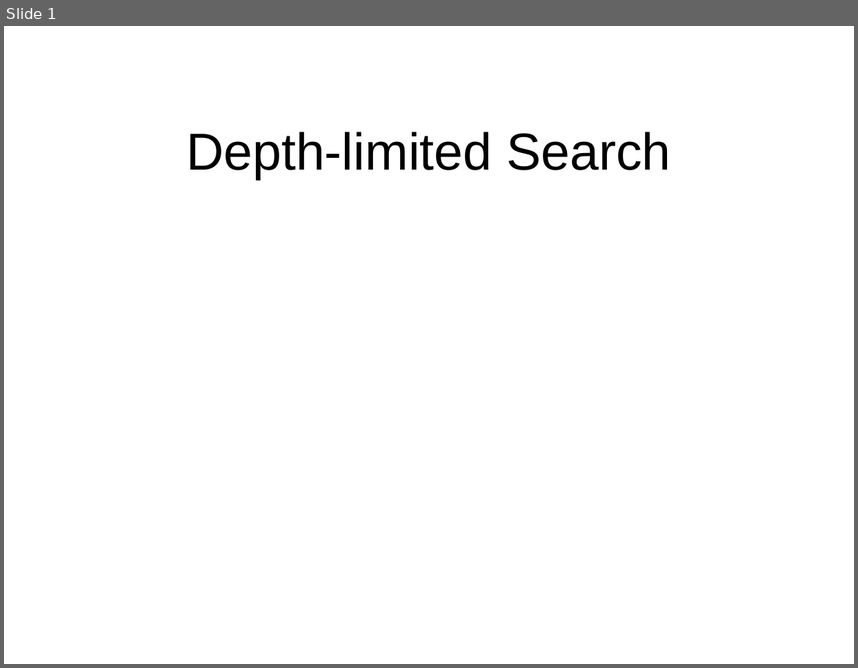
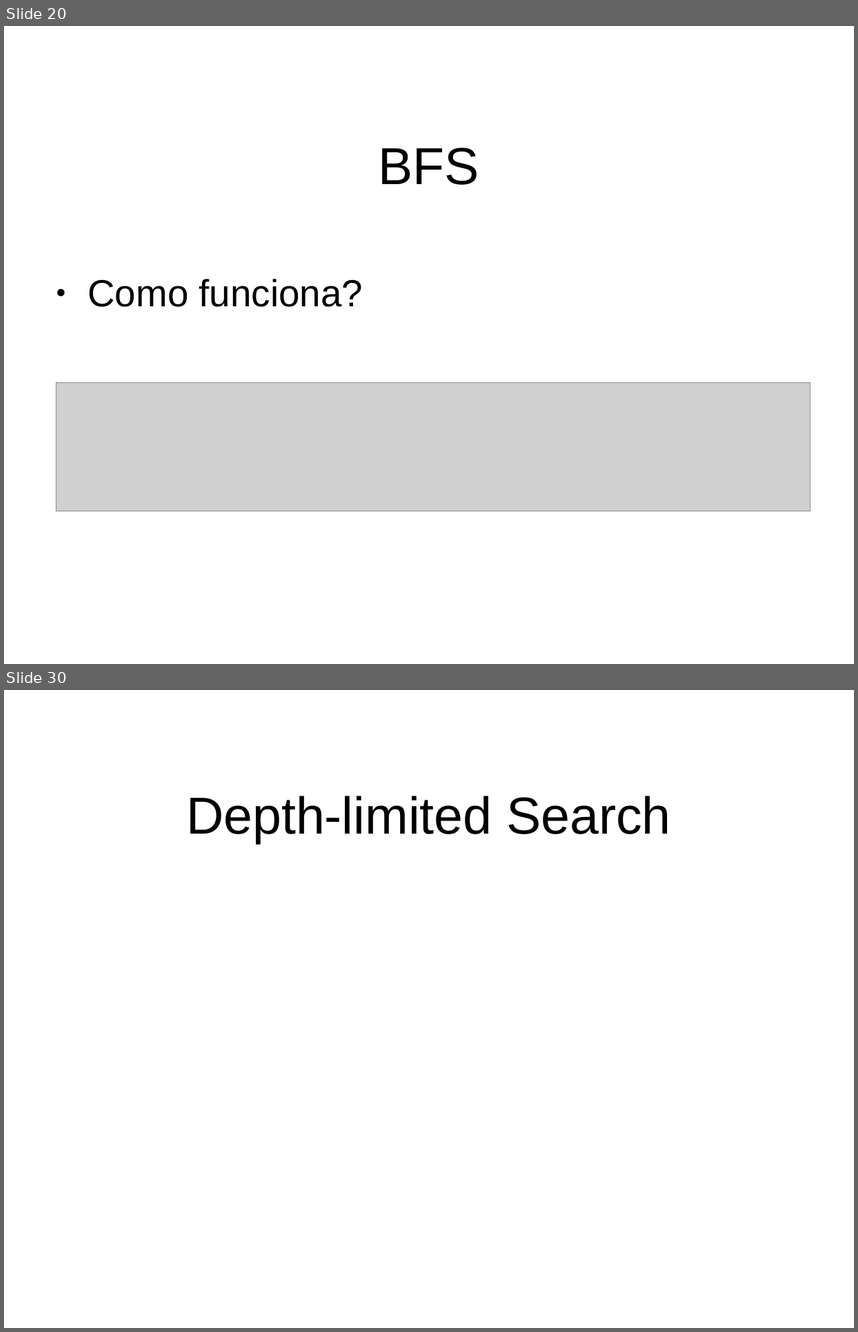
Before and after one commit to RafaelQuirino/SearchingProblems, a slide deck: slides.odp. Shown one above the other, each under a label of ours: slide 1 before the commit, slides 20 and 30 after it; the slides between them are not shown. The pictures are 858x668 and 858x1332 pixels, drawn with LibreOffice and Linux fonts; fonts in the diff are those of the drawing; grey boxes stand for pictures; background and template pictures are left out. Boxes give left, top, right and bottom in pixels: in the first picture for what was removed or moved away, otherwise in the second. Text is boxed around its words. In the diff, an @@ line names an element or a change of style, - is before the commit and + after.

```diff
--- a/slides.odp
+++ b/slides.odp
@@ slide 20 added at <box>4,26,854,664</box>, background picture (left out) @@
@@ title added at <box>379,147,479,185</box>, 44 pt, text #000000 @@
+BFS
@@ text added at <box>87,279,363,307</box>, 32 pt, text #000000 @@
+● Como funciona?
@@ picture added at <box>56,382,811,510</box> @@
@@ what was slide 1 is now slide 30 @@
```
Also in this commit, not shown: 28 other slides added.
